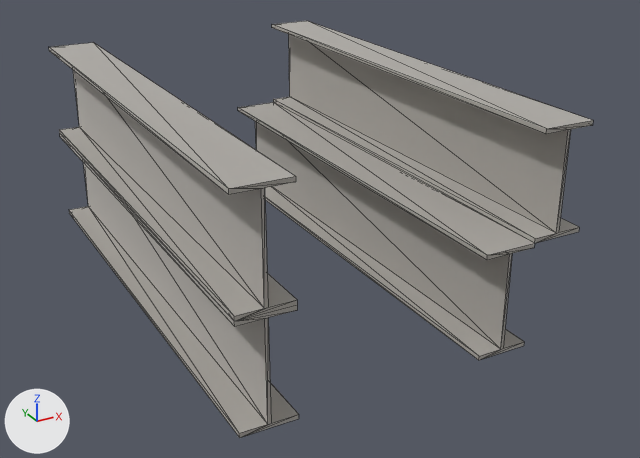
Before and after pictures for a commit that changed the glTF model convertedModels/ifc/projects/buildingSMART_IFC4.0/models/beam-varying-cardinal-points/model.glb.
One viewpoint serves both versions: a 50 mm camera at (-0.472, -1.019, 0.622) aimed at (0.321, 0.425, -0.099). The axes (+X, +Y, +Z) are drawn at lower left. The lights are the same throughout. Mesh edges are drawn as thin lines. Where no turn or scale is listed for an object, it has been applied to the vertices.
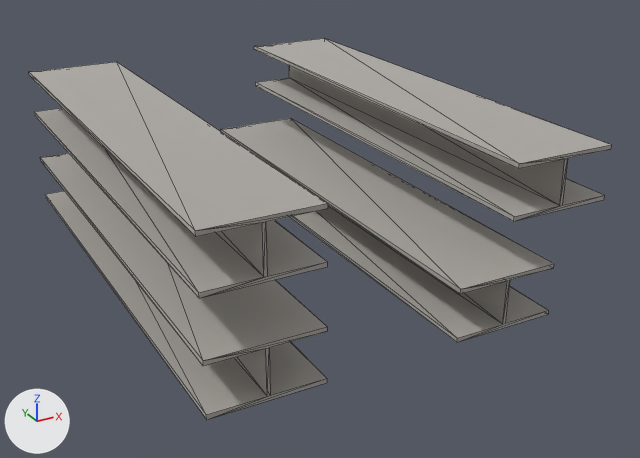
Pixel boxes [x1, y1, x2, y2] of what changed, in the pictures (640 x 458 px; the box of a moved part takes in the faces that stretch with it):
'Mesh_3', reshaped (20% wider, 15% shorter)
    before: [49, 43, 297, 321]
    after: [29, 62, 328, 298]
'Mesh_5', reshaped (11% wider, 18% shorter)
    before: [272, 21, 593, 243]
    after: [254, 39, 611, 221]
'Mesh_7', reshaped (12% wider, 13% shorter)
    before: [238, 102, 534, 360]
    after: [221, 118, 554, 342]
'Mesh_1', reshaped (20% wider, 12% shorter)
    before: [60, 134, 299, 438]
    after: [40, 153, 327, 420]
part 1 of me_mesh_1, moved or reshaped
    before: [60, 134, 235, 326]
    after: [40, 157, 203, 365]
part 2 of me_mesh_1, moved or reshaped
    before: [69, 211, 240, 438]
    after: [45, 194, 207, 419]
part 3 of me_mesh_1, moved or reshaped
    before: [234, 318, 265, 326]
    after: [203, 348, 266, 366]
part 4 of me_mesh_1, moved or reshaped
    before: [69, 162, 271, 437]
    after: [46, 191, 270, 419]
part 5 of me_mesh_1, moved or reshaped
    before: [237, 305, 297, 321]
    after: [41, 153, 327, 361]
part 6 of me_mesh_1, moved or reshaped
    before: [242, 383, 299, 437]
    after: [207, 342, 327, 420]
part 7 of me_mesh_3, moved or reshaped
    before: [49, 47, 229, 195]
    after: [29, 72, 196, 237]
part 8 of me_mesh_3, moved or reshaped
    before: [59, 130, 234, 320]
    after: [34, 112, 199, 297]
part 9 of me_mesh_3, moved or reshaped
    before: [229, 188, 262, 195]
    after: [195, 222, 263, 237]
part 10 of me_mesh_3, moved or reshaped
    before: [60, 70, 268, 321]
    after: [35, 108, 267, 298]
part 11 of me_mesh_3, moved or reshaped
    before: [50, 43, 296, 189]
    after: [30, 62, 328, 231]
part 12 of me_mesh_3, moved or reshaped
    before: [236, 273, 297, 321]
    after: [204, 220, 327, 297]
part 13 of me_mesh_5, moved or reshaped
    before: [272, 25, 547, 134]
    after: [254, 47, 519, 169]
part 14 of me_mesh_5, moved or reshaped
    before: [273, 99, 535, 243]
    after: [255, 83, 514, 221]
part 15 of me_mesh_5, moved or reshaped
    before: [546, 129, 570, 134]
    after: [519, 159, 563, 169]
part 16 of me_mesh_5, moved or reshaped
    before: [274, 35, 571, 243]
    after: [255, 66, 567, 221]
part 17 of me_mesh_5, moved or reshaped
    before: [272, 21, 593, 129]
    after: [254, 39, 611, 164]
part 18 of me_mesh_5, moved or reshaped
    before: [536, 218, 579, 243]
    after: [517, 178, 604, 221]
part 19 of me_mesh_7, moved or reshaped
    before: [238, 108, 487, 260]
    after: [221, 130, 461, 294]
part 20 of me_mesh_7, moved or reshaped
    before: [265, 197, 479, 360]
    after: [290, 216, 457, 342]
part 21 of me_mesh_7, moved or reshaped
    before: [487, 254, 508, 260]
    after: [461, 281, 505, 294]
part 22 of me_mesh_7, moved or reshaped
    before: [255, 121, 512, 360]
    after: [294, 205, 510, 342]
part 23 of me_mesh_7, moved or reshaped
    before: [238, 102, 534, 255]
    after: [221, 118, 554, 289]
part 24 of me_mesh_7, moved or reshaped
    before: [480, 329, 524, 360]
    after: [459, 286, 548, 342]

The change in detail:
me_mesh_1 has 24 vertices, 44 faces and spans x -0.05..0.05, y 0.0..1.0, z -0.2..0.0.
me_mesh_1 is used by ob_mesh_1; location (0.0, 0.0, 0.0).
me_mesh_1 part 1: all 4 vertices in x -0.05, y 0.0..1.0, z -0.009..0.0 are moved by (-0.05, 0.0, -0.05).
me_mesh_1 part 2: all 4 vertices in x -0.05, y 0.0..1.0, z -0.2..-0.192 are moved by (-0.05, 0.0, 0.05).
me_mesh_1 part 3: all 4 vertices in x -0.003..0.003, y 0.0..1.0, z -0.009 are moved by (0.0, 0.0, -0.05).
me_mesh_1 part 4: all 4 vertices in x -0.003..0.003, y 0.0..1.0, z -0.192 are moved by (0.0, 0.0, 0.05).
me_mesh_1 part 5: all 4 vertices in x 0.05, y 0.0..1.0, z -0.009..0.0 are moved by (0.05, 0.0, -0.05).
me_mesh_1 part 6: all 4 vertices in x 0.05, y 0.0..1.0, z -0.2..-0.192 are moved by (0.05, 0.0, 0.05).
me_mesh_3 has 24 vertices, 44 faces and spans x -0.05..0.05, y 0.0..1.0, z 0.0..0.2.
me_mesh_3 is used by ob_mesh_3; location (0.0, 0.0, 0.0).
me_mesh_3 part 7: all 4 vertices in x -0.05, y 0.0..1.0, z 0.191..0.2 are moved by (-0.05, 0.0, -0.05).
me_mesh_3 part 8: all 4 vertices in x -0.05, y 0.0..1.0, z 0.0..0.009 are moved by (-0.05, 0.0, 0.05).
me_mesh_3 part 9: all 4 vertices in x -0.003..0.003, y 0.0..1.0, z 0.191..0.192 are moved by (0.0, 0.0, -0.05).
me_mesh_3 part 10: all 4 vertices in x -0.003..0.003, y 0.0..1.0, z 0.008..0.009 are moved by (0.0, 0.0, 0.05).
me_mesh_3 part 11: all 4 vertices in x 0.05, y 0.0..1.0, z 0.191..0.2 are moved by (0.05, 0.0, -0.05).
me_mesh_3 part 12: all 4 vertices in x 0.05, y 0.0..1.0, z 0.0..0.009 are moved by (0.05, 0.0, 0.05).
me_mesh_5 has 24 vertices, 44 faces and spans x 0.0..0.1, y 0.0..1.0, z 0.0..0.2.
me_mesh_5 is used by ob_mesh_5; location (0.5, 0.0, 0.0).
me_mesh_5 part 13: all 4 vertices in x 0.0, y 0.0..1.0, z 0.191..0.2 are moved by (-0.05, 0.0, -0.05).
me_mesh_5 part 14: all 4 vertices in x 0.0, y 0.0..1.0, z 0.0..0.009 are moved by (-0.05, 0.0, 0.05).
me_mesh_5 part 15: all 4 vertices in x 0.047..0.053, y 0.0..1.0, z 0.191..0.192 are moved by (0.0, 0.0, -0.05).
me_mesh_5 part 16: all 4 vertices in x 0.047..0.053, y 0.0..1.0, z 0.008..0.009 are moved by (0.0, 0.0, 0.05).
me_mesh_5 part 17: all 4 vertices in x 0.1, y 0.0..1.0, z 0.191..0.2 are moved by (0.05, 0.0, -0.05).
me_mesh_5 part 18: all 4 vertices in x 0.1, y 0.0..1.0, z 0.0..0.009 are moved by (0.05, 0.0, 0.05).
me_mesh_7 has 24 vertices, 44 faces and spans x -0.1..0.0, y 0.0..1.0, z -0.2..0.0.
me_mesh_7 is used by ob_mesh_7; location (0.5, 0.0, 0.0).
me_mesh_7 part 19: all 4 vertices in x -0.1, y 0.0..1.0, z -0.009..0.0 are moved by (-0.05, 0.0, -0.05).
me_mesh_7 part 20: all 4 vertices in x -0.1, y 0.0..1.0, z -0.2..-0.192 are moved by (-0.05, 0.0, 0.05).
me_mesh_7 part 21: all 4 vertices in x -0.053..-0.047, y 0.0..1.0, z -0.009 are moved by (0.0, 0.0, -0.05).
me_mesh_7 part 22: all 4 vertices in x -0.053..-0.047, y 0.0..1.0, z -0.192 are moved by (0.0, 0.0, 0.05).
me_mesh_7 part 23: all 4 vertices in x 0.0, y 0.0..1.0, z -0.009..0.0 are moved by (0.05, 0.0, -0.05).
me_mesh_7 part 24: all 4 vertices in x 0.0, y 0.0..1.0, z -0.2..-0.192 are moved by (0.05, 0.0, 0.05).
